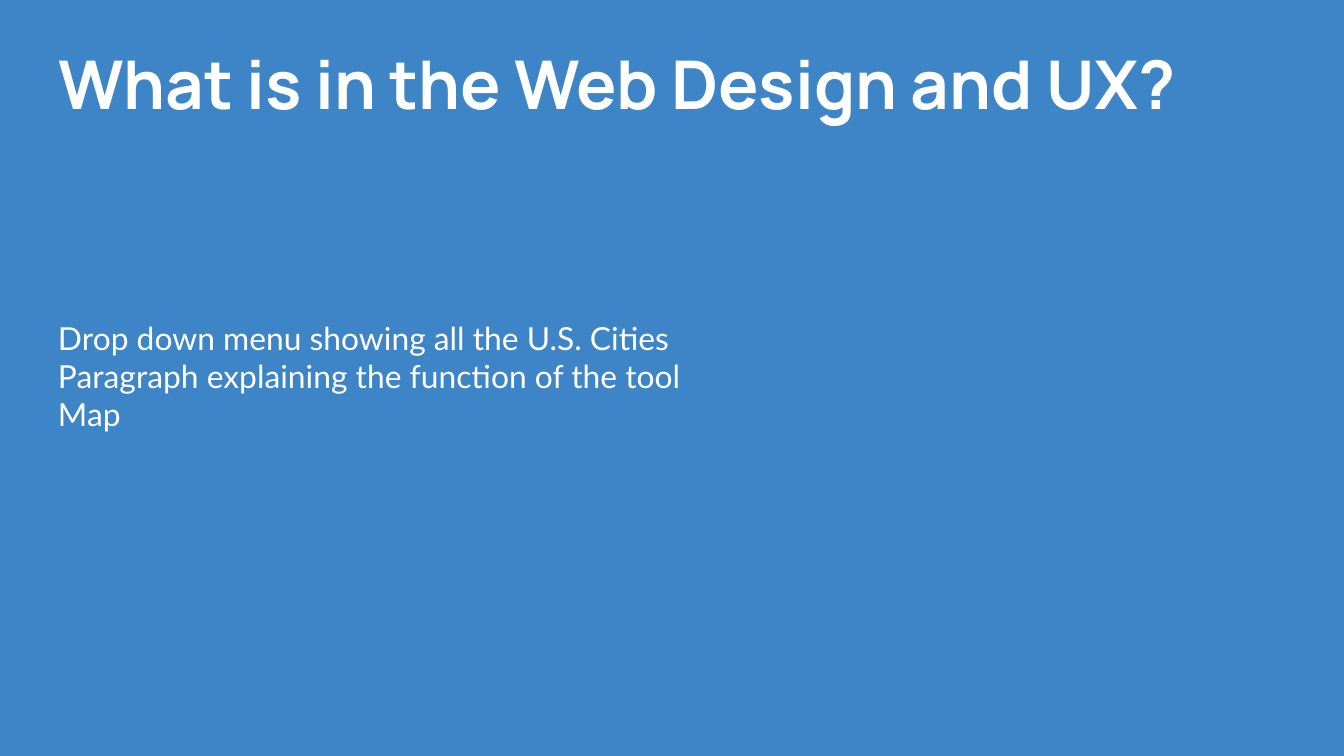
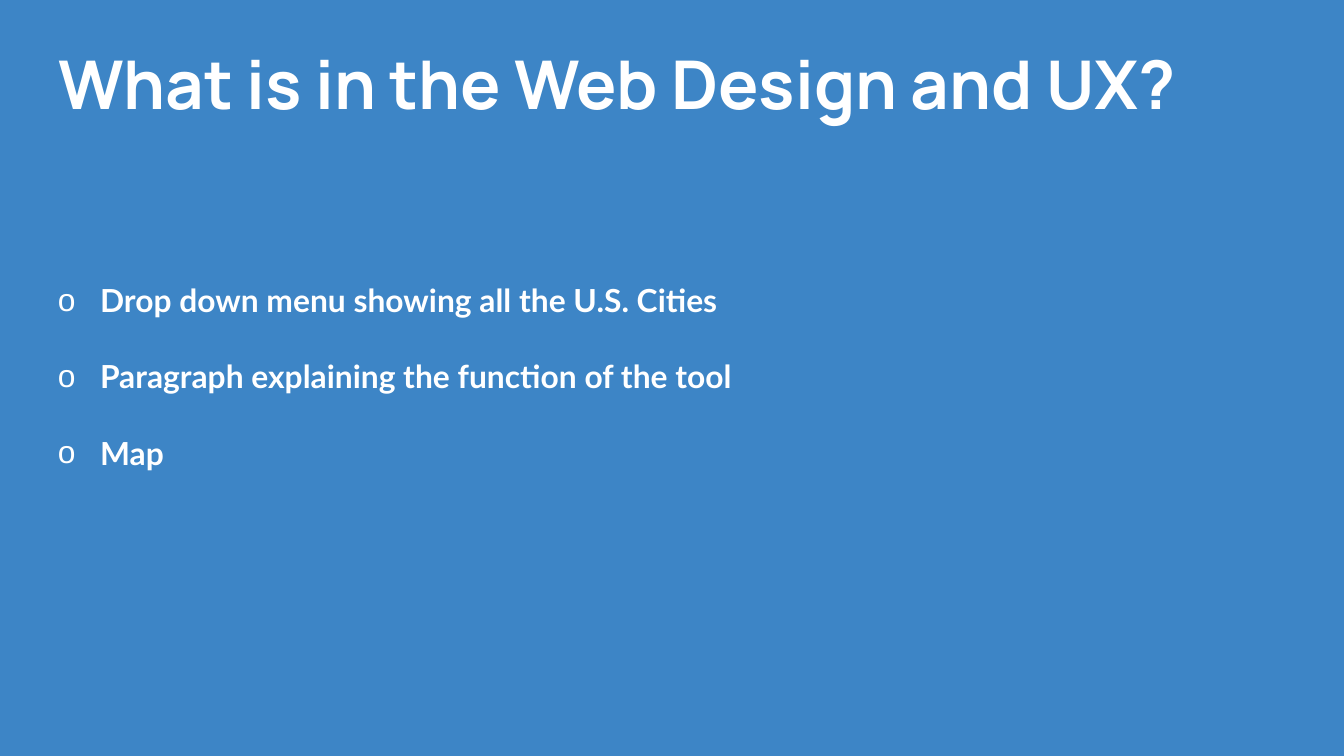
Before and after one commit to CPrince20/Homies, a slide deck: slide 11 of Homies City Collection.pptx. Drawn at 1344x756 pixels with LibreOffice and Linux fonts; fonts in the diff are those of the drawing. Boxes give left, top, right and bottom in pixels: in the first picture for what was removed or moved away, otherwise in the second. Text is boxed around its words. In the diff, an @@ line names an element or a change of style, - is before the commit and + after.

```diff
--- a/Homies City Collection.pptx
+++ b/Homies City Collection.pptx
@@ text at <box>100,288,731,471</box>: text changed; bold on @@
-Drop down menu showing all the U.S. Cities
-Paragraph explaining the function of the tool
-Map
+o Drop down menu showing all the U.S. Cities
+o Paragraph explaining the function of the tool
+o Map
```
Also in this commit, not shown: 9 other slides changed, 1 other file.
